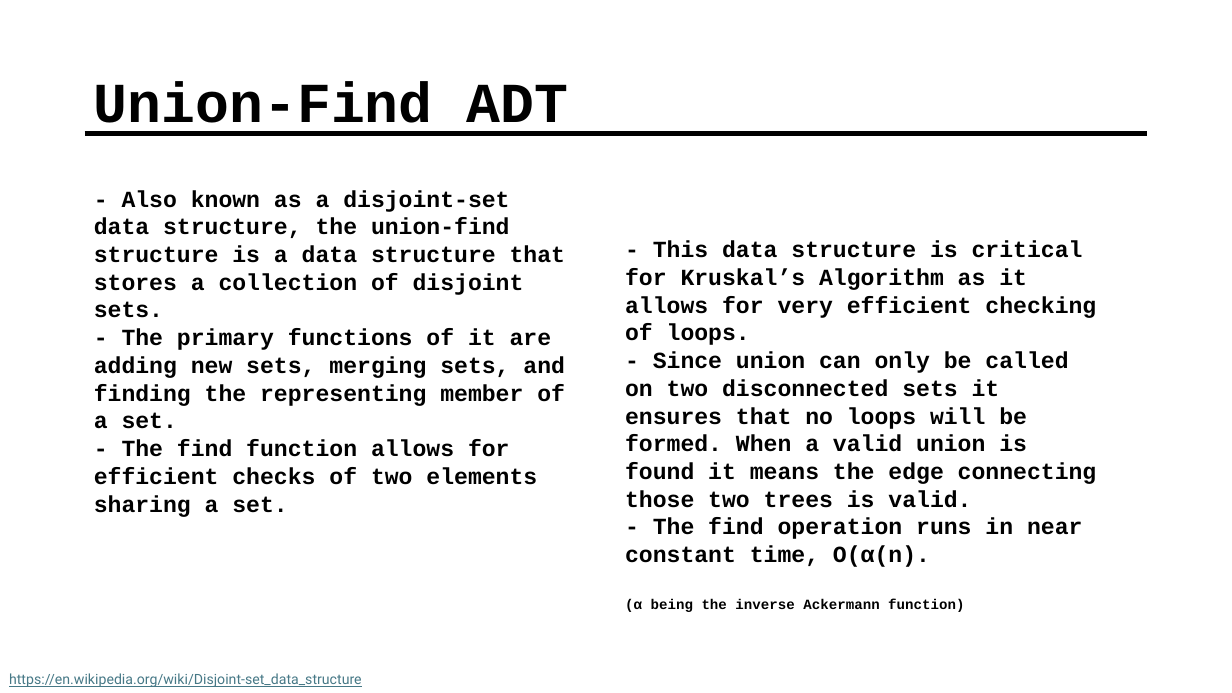
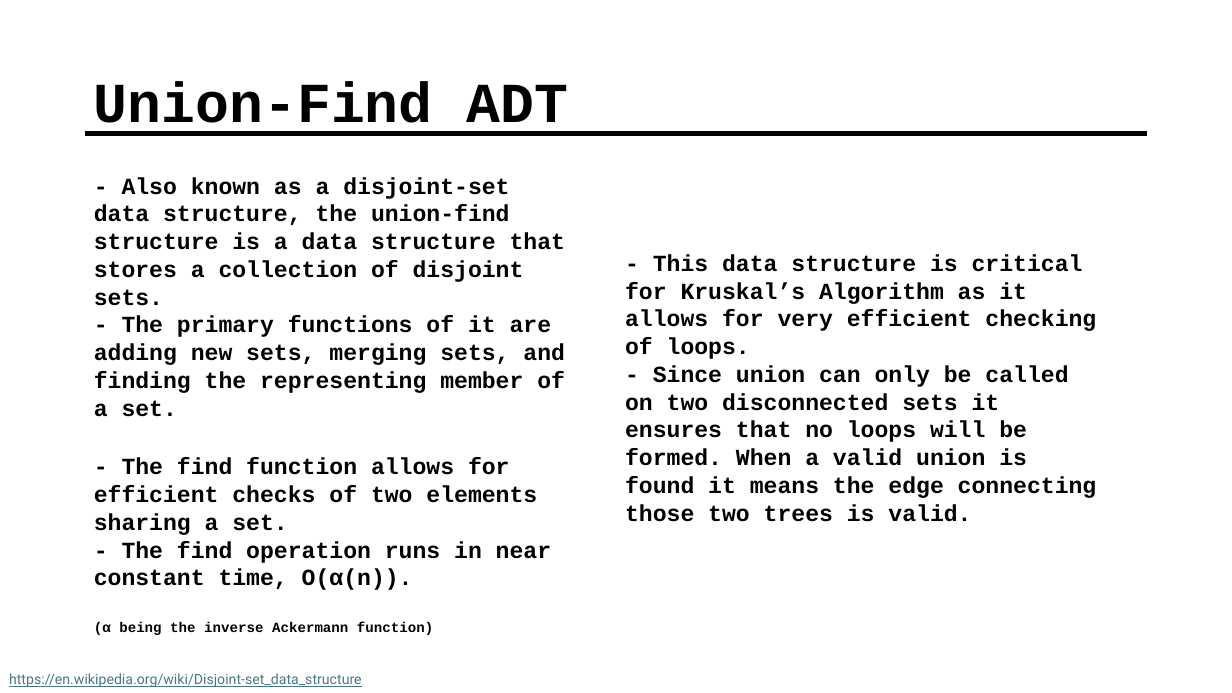
Before and after one commit to ShaunJae/CIS112Final, a slide deck: slide 5 of Jaeschke - Lee, CIS112 Final Presentation.pptx (slide 7 before the commit). Drawn at 1232x693 pixels with LibreOffice and Linux fonts; fonts in the diff are those of the drawing. Boxes give left, top, right and bottom in pixels: in the first picture for what was removed or moved away, otherwise in the second. Text is boxed around its words. In the diff, an @@ line names an element or a change of style, - is before the commit and + after.

Commit message:
PPTX update

```diff
--- a/Jaeschke - Lee, CIS112 Final Presentation.pptx
+++ b/Jaeschke - Lee, CIS112 Final Presentation.pptx
@@ text "- Also known as a ...": place and size @@
-text "- Also known as a ..." at [94, 190, 565, 485]
+text "- Also known as a ..." at [94, 177, 565, 393]
@@ text "- This data structure is ...": place and size @@
-text "- This data structure is ..." at [625, 240, 1097, 612]
+text "- This data structure is ..." at [625, 254, 1097, 522]
@@ text at [94, 439, 537, 485]: paragraph removed @@
-- The find function allows for efficient checks of two elements sharing a set.
@@ text added at [94, 458, 551, 635], 18 pt, text #000000, bold @@
+- The find function allows for efficient checks of two elements sharing a set.
+- The find operation runs in near constant time, O(α(n)).
+(α being the inverse Ackermann function)
@@ text at [625, 518, 1082, 612]: paragraph removed @@
-- The find operation runs in near constant time, O(α(n).
-(α being the inverse Ackermann function)
```
Also in this commit, not shown: 1 other file.
